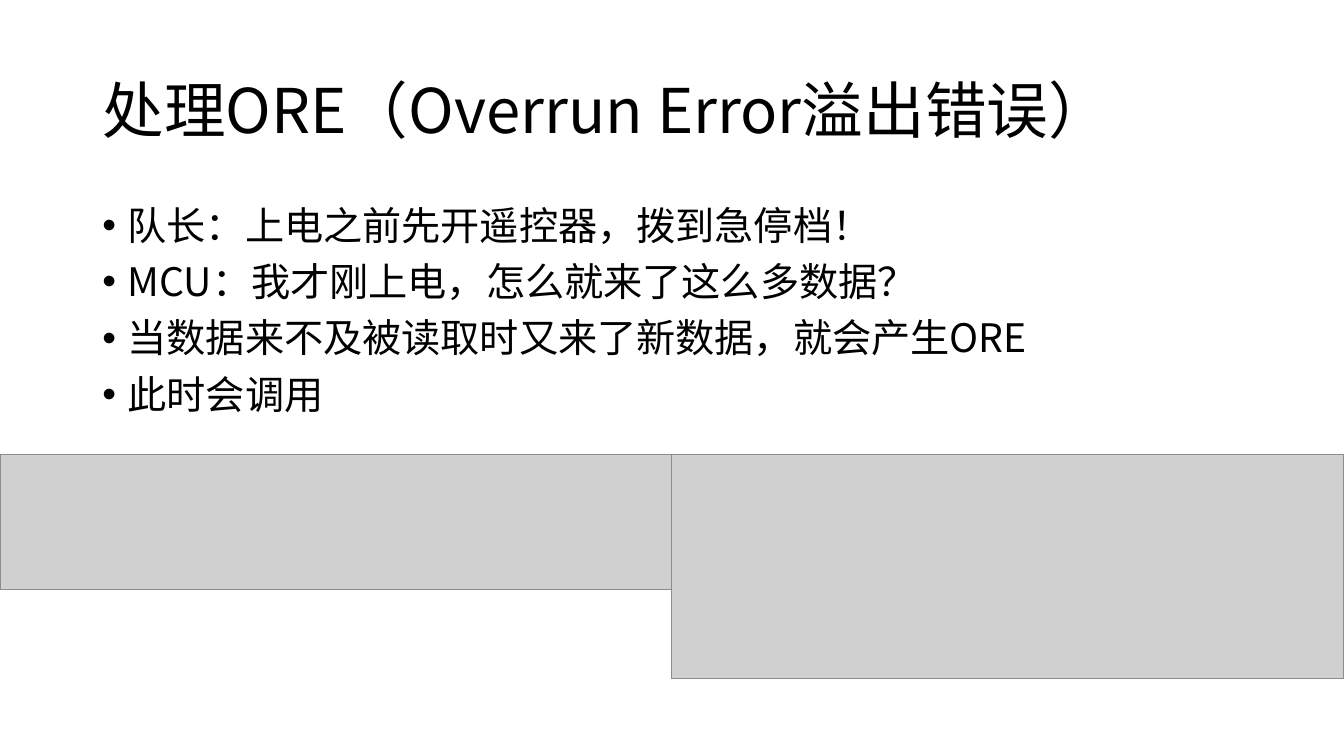
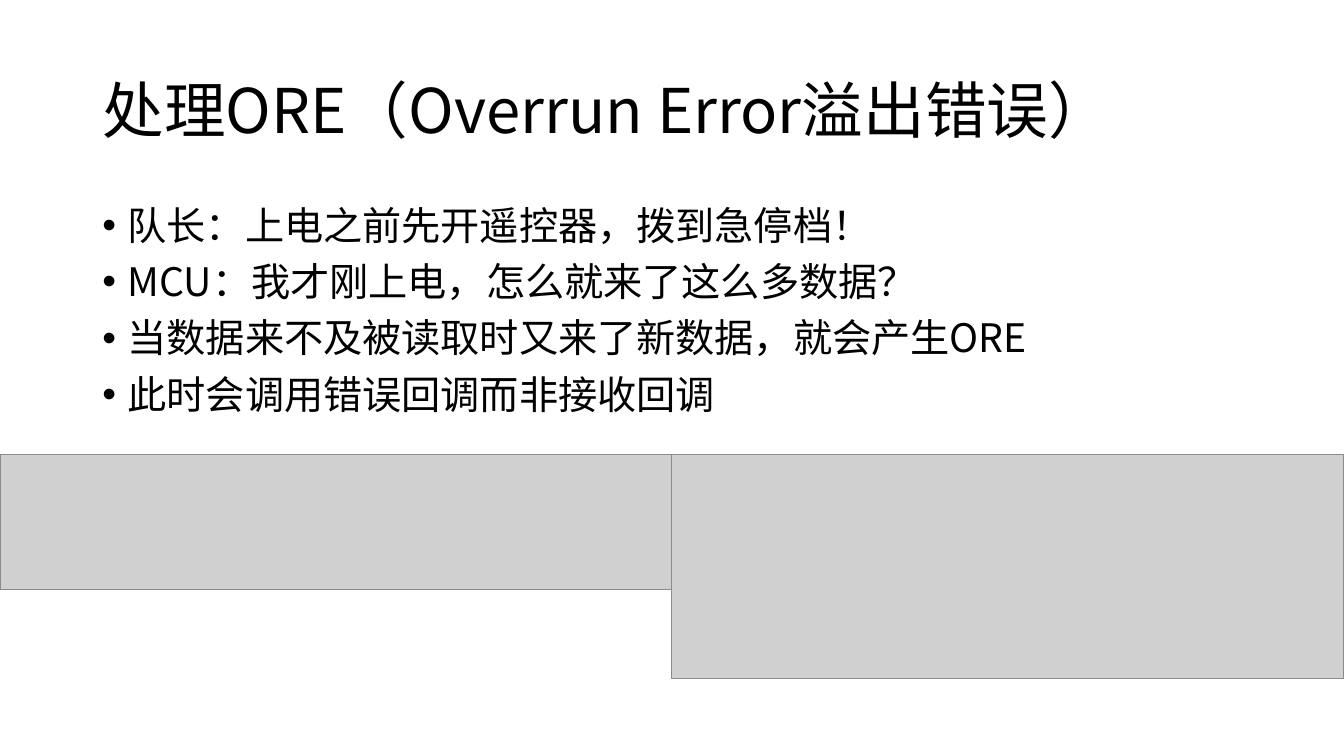
Before and after one commit to JLU-Robomaster-Embedded/embedded_tutorial, a slide deck: slide 32 of 2_STM32基本功能.pptx (slide 30 before the commit). Drawn at 1344x756 pixels with LibreOffice and Linux fonts; fonts in the diff are those of the drawing; grey boxes stand for pictures. Boxes give left, top, right and bottom in pixels: in the first picture for what was removed or moved away, otherwise in the second. Text is boxed around its words. In the diff, an @@ line names an element or a change of style, - is before the commit and + after.

```diff
--- a/2_STM32基本功能.pptx
+++ b/2_STM32基本功能.pptx
@@ text at (128, 376, 715, 413): text changed @@
-• 此时会调用
+• 此时会调用错误回调而非接收回调
```
Also in this commit, not shown: 1 other slide changed, 15 slides added.
